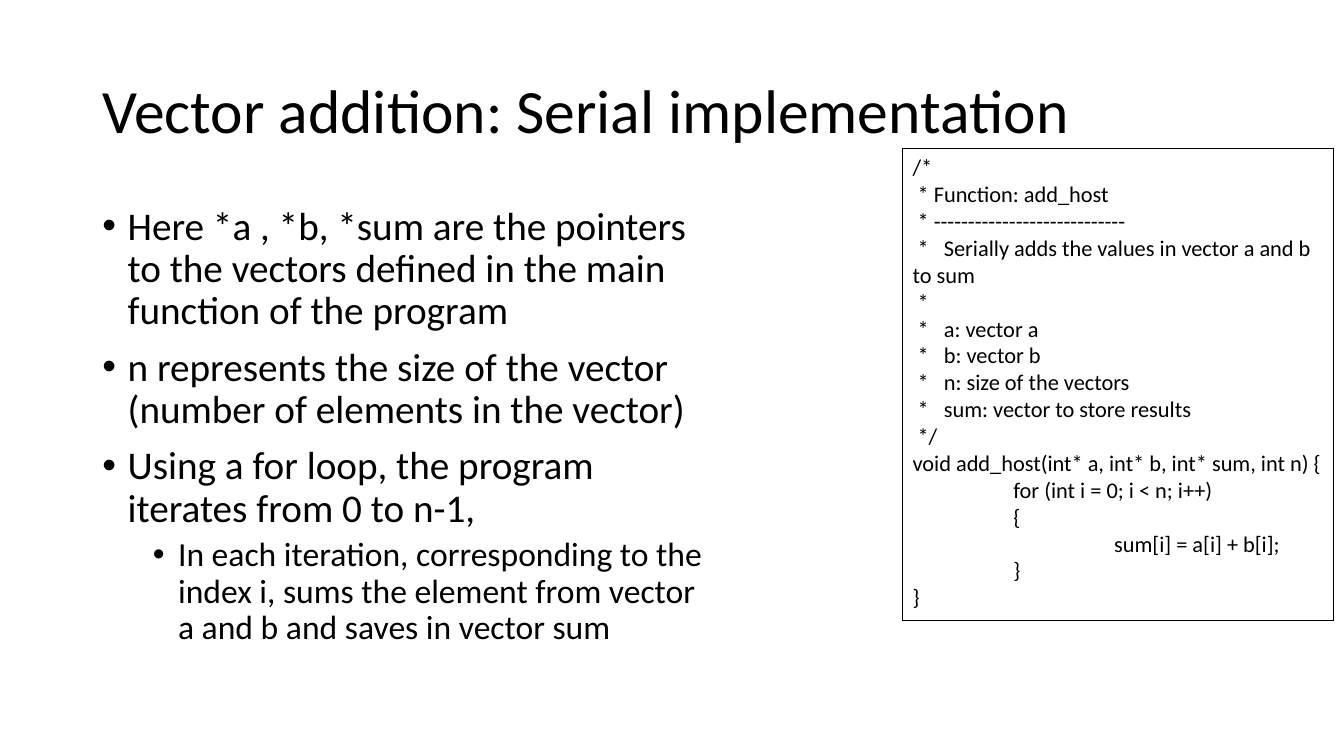
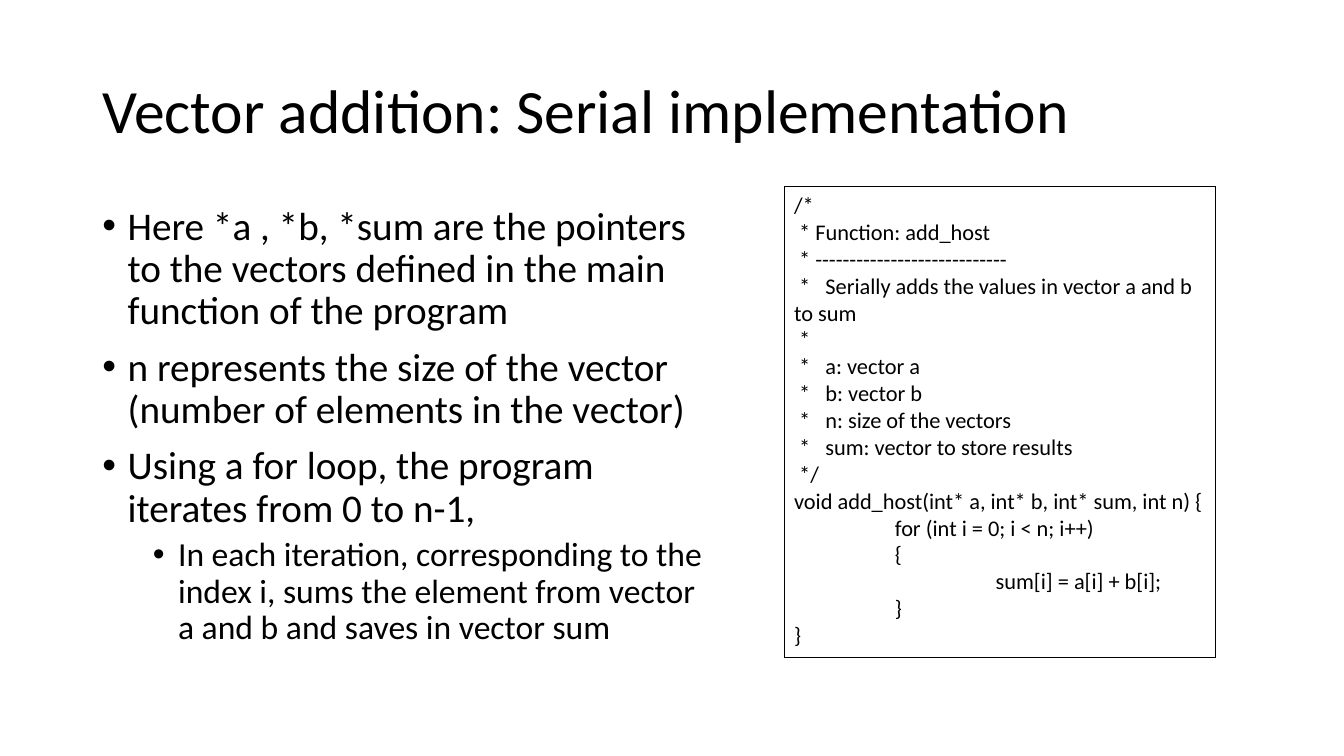
Before and after one commit to shodor-education/petascale-semester-curriculum, a slide deck: slide 7 of units/7/lessons/5/resources/petascale-lesson-7.5-slides.pptx. Drawn at 1344x756 pixels with LibreOffice and Linux fonts; fonts in the diff are those of the drawing. Boxes give left, top, right and bottom in pixels: in the first picture for what was removed or moved away, otherwise in the second. Text is boxed around its words. In the diff, an @@ line names an element or a change of style, - is before the commit and + after.

Commit message:
7.5 review

```diff
--- a/units/7/lessons/5/resources/petascale-lesson-7.5-slides.pptx
+++ b/units/7/lessons/5/resources/petascale-lesson-7.5-slides.pptx
@@ rectangle "/*": place and size @@
-rectangle "/*" at (903,148,1335,620)
+rectangle "/*" at (784,187,1216,658)
```
